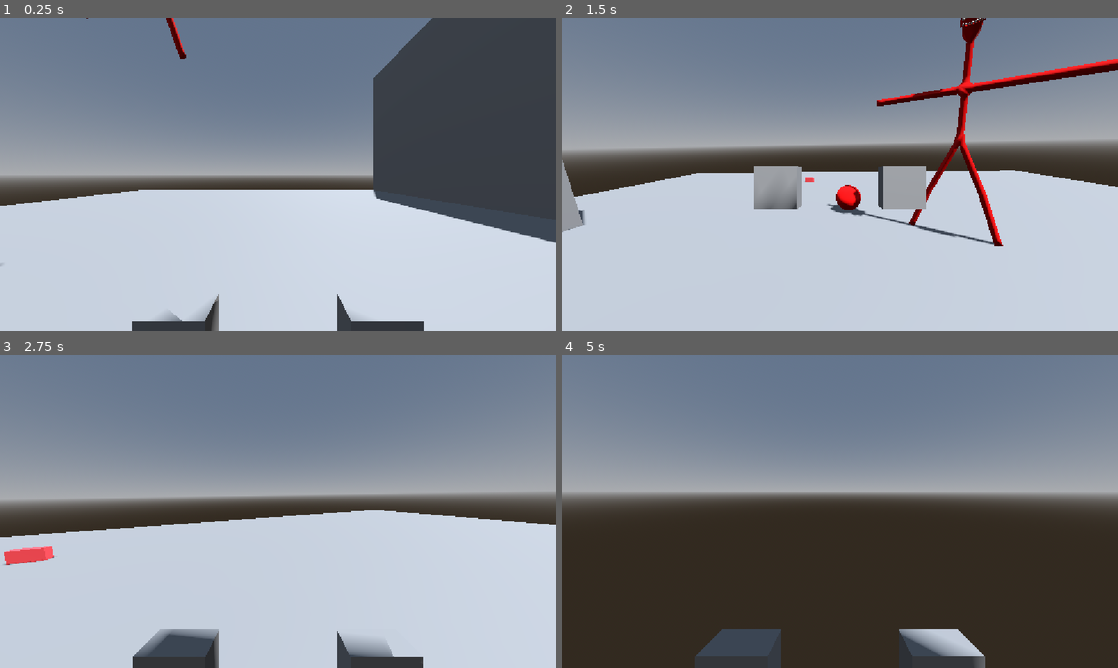
Above: before the commit, frames 1-4 (two rows, left to right).
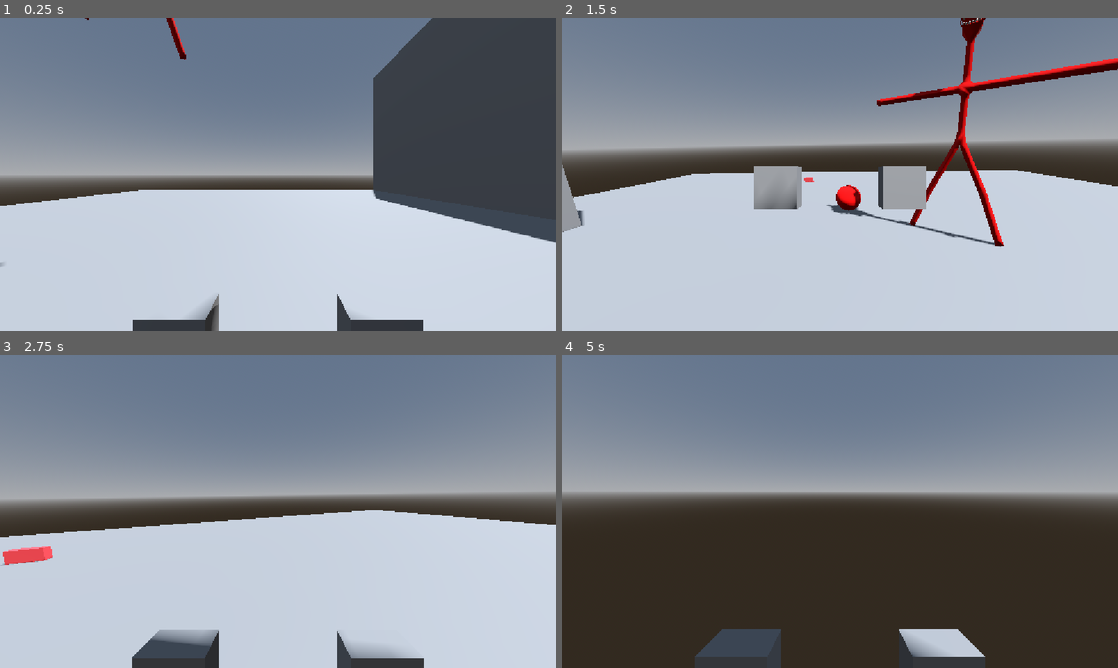
Above: after the commit, the same moments.

Repository: Kasairoo/DervilBallHackclubHaven
Game: Godot game, scene res://Test Dump/base_scene.tscn
Two runs of this game, one before a commit and one after it. Both use one fixed random seed, a clock stepped at 60 frames per second and the inputs below.
Inputs (mouse positions are in pixels of both pictures, inside the frame that each line leads up to):
- Up to frame 1 (0.25 s): no input
- Up to frame 2 (1.5 s): tap Enter (ui_accept) at 0.5, 0.77 s; move the mouse to (962, 158) at 0.52 s; hold D (PlayerRight) 0.53-1.28 s; click (962, 158) at 0.6 s; move the mouse to (812, 174) at 1.27 s; hold W (PlayerForward) from 1.28 s (still down); click (812, 174) at 1.35 s
- Up to frame 3 (2.75 s): keep holding W (PlayerForward); tap Enter (ui_accept) at 1.52 s; move the mouse to (289, 505) at 2.02 s; click (289, 505) at 2.1 s
- Up to frame 4 (5 s): keep holding W (PlayerForward); move the mouse to (834, 517) at 2.77 s; click (834, 517) at 2.85 s; tap Enter (ui_accept) at 3.02, 3.77, 4.52 s; move the mouse to (878, 514) at 3.52 s; click (878, 514) at 3.6 s; move the mouse to (795, 508) at 4.27 s; click (795, 508) at 4.35 s

The runs differ from the first frame. In frame 1, 0.3% of the frame differs, in the area x 0-100%, y 0-100%; in frame 2, 1.1%, in the area x 0-100%, y 0-74%; in frame 3, 1.1%; in frame 4, 0.7%.

Commit message:
Added smoothing for camera rotation and fov

Diff:
--- a/devil-ball-hackclub-haven/Objects/Player/PlayerController.gd
+++ b/devil-ball-hackclub-haven/Objects/Player/PlayerController.gd
@@ -24,12 +24,12 @@
 
 func _process(delta: float) -> void:
 	CameraHolder.position.y = sin(WalkTimer * 10) * 0.05
-	Camera.rotation_degrees.z = lerp(Camera.rotation_degrees.z, ( sin(WalkTimer * 5) * 1 ) + ( Input.get_axis("PlayerRight", "PlayerLeft") * 3 ), 0.2 )
+	Camera.rotation_degrees.z = lerp(Camera.rotation_degrees.z, ( sin(WalkTimer * 5) * 1 ) + ( Input.get_axis("PlayerRight", "PlayerLeft") * 3 ), delta * 10 )
 
 
 
 	FovBoost *= 0.96
-	Camera.fov = 90 + FovBoost + (velocity.length() * 0.5)
+	Camera.fov = lerp(Camera.fov, 90 + FovBoost + (velocity.length() * 0.5), delta * 15)
 
 func _physics_process(delta: float) -> void:
 
